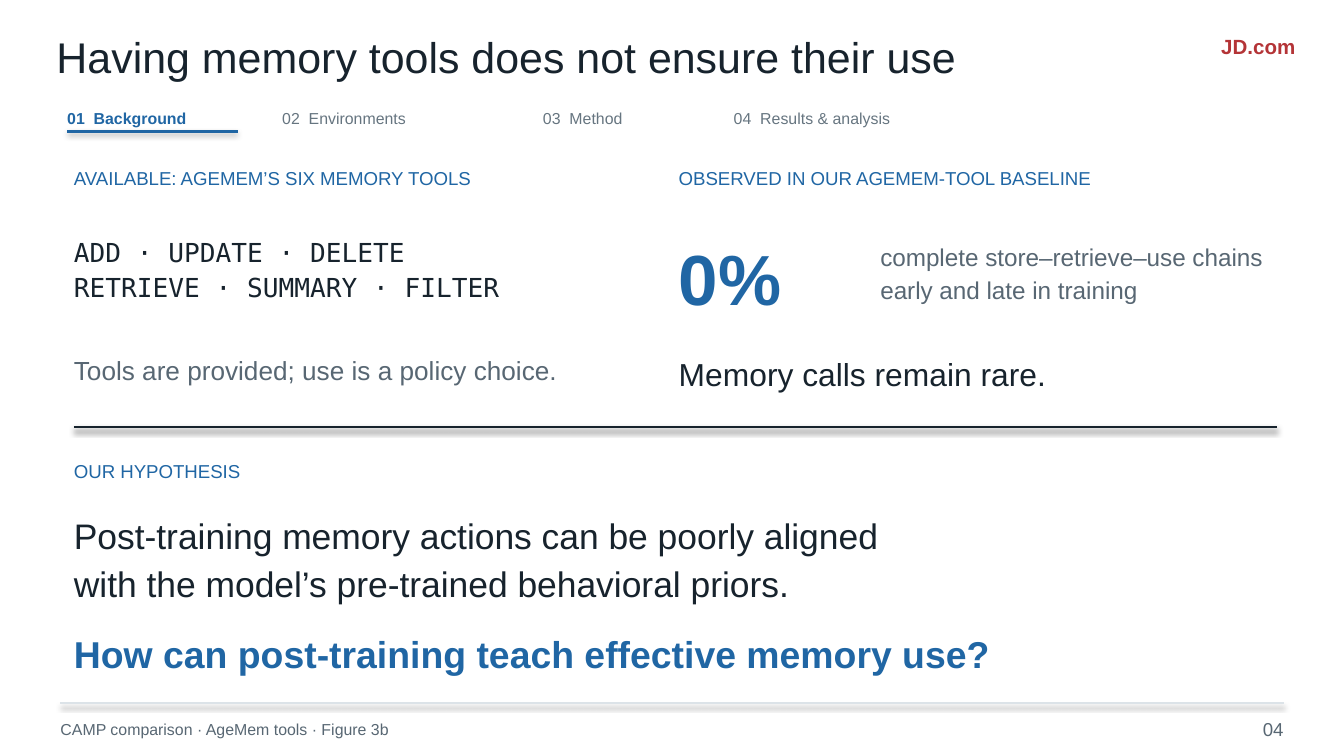
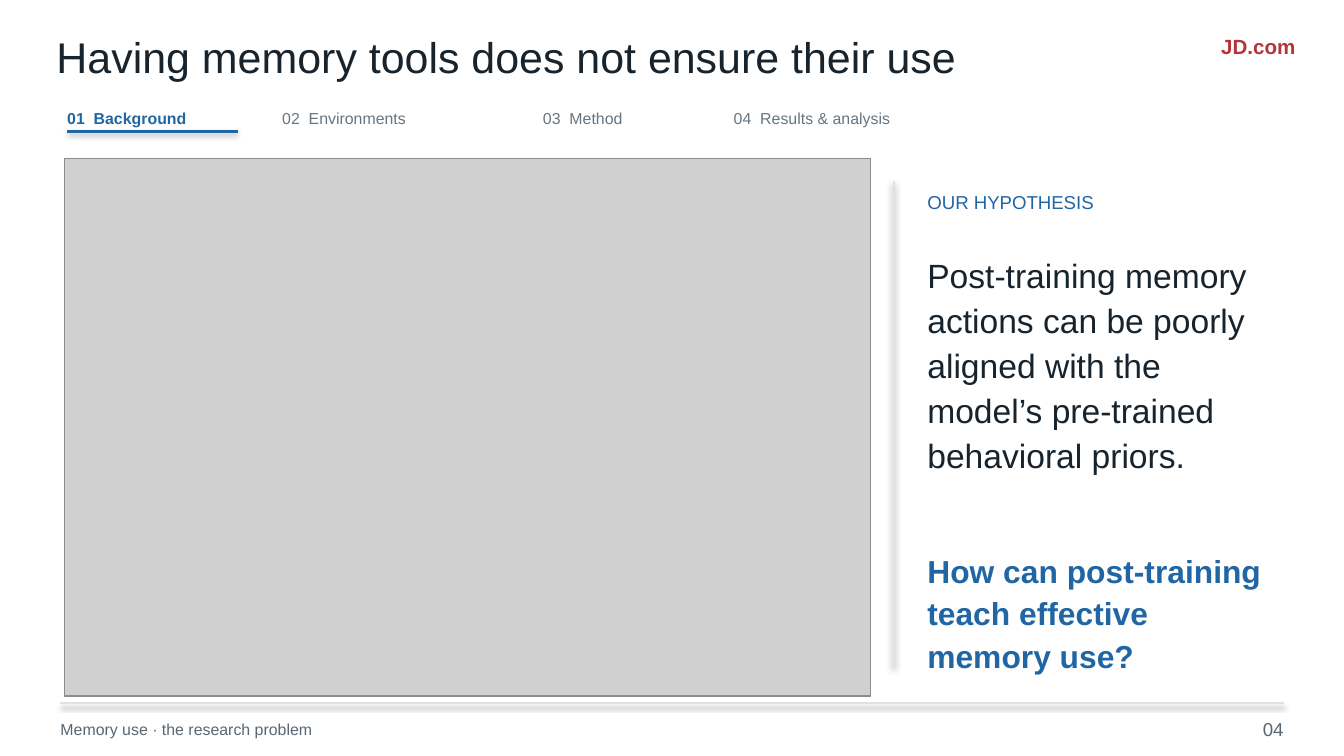
Before and after one commit to liruiluo/agentmemorygym, a slide deck: slide 4 of assets/slides/coding-agent-memory-post-training-slides.pptx. Drawn at 1344x756 pixels with LibreOffice and Linux fonts; fonts in the diff are those of the drawing; grey boxes stand for pictures. Boxes give left, top, right and bottom in pixels: in the first picture for what was removed or moved away, otherwise in the second. Text is boxed around its words. In the diff, an @@ line names an element or a change of style, - is before the commit and + after.

Commit message:
Illustrate the memory problem before introducing CAMP

```diff
--- a/assets/slides/coding-agent-memory-post-training-slides.pptx
+++ b/assets/slides/coding-agent-memory-post-training-slides.pptx
@@ picture added at <box>65,159,871,696</box> @@
@@ text removed at <box>74,172,471,185</box> @@
-AVAILABLE: AGEMEM’S SIX MEMORY TOOLS
@@ text removed at <box>679,172,1091,185</box> @@
-OBSERVED IN OUR AGEMEM-TOOL BASELINE
@@ line added from (894, 181) to (894, 667), #DCE3E8 1 pt @@
@@ text "OUR HYPOTHESIS": place and size @@
-text "OUR HYPOTHESIS" at <box>74,465,240,478</box>
+text "OUR HYPOTHESIS" at <box>927,196,1094,209</box>
@@ text removed at <box>74,243,499,298</box> @@
-ADD · UPDATE · DELETE
-RETRIEVE · SUMMARY · FILTER
@@ text removed at <box>679,255,782,306</box> @@
-0%
@@ text removed at <box>880,248,1262,304</box> @@
-complete store–retrieve–use chains
-early and late in training
@@ text at <box>927,263,1246,474</box>: text changed; size 19 to 18 pt @@
-Post-training memory actions can be poorly aligned
-with the model’s pre-trained behavioral priors.
+Post-training memory actions can be poorly aligned with the model’s pre-trained behavioral priors.
@@ text removed at <box>74,361,557,386</box> @@
-Tools are provided; use is a policy choice.
@@ text removed at <box>679,363,1046,392</box> @@
-Memory calls remain rare.
@@ line removed from (74, 427) to (1277, 427) @@
@@ text "How can post-training teach effective ...": place and size @@
-text "How can post-training teach effective ..." at <box>74,641,989,676</box>
+text "How can post-training teach effective ..." at <box>927,560,1261,674</box>
@@ text "How can post-training teach effective ..." at <box>927,560,1261,674</box>: size 20 to 17 pt @@
@@ text at <box>60,723,312,739</box>: text changed @@
-CAMP comparison · AgeMem tools · Figure 3b
+Memory use · the research problem
```
Also in this commit, not shown: 1 other slide changed, 16 other files.
